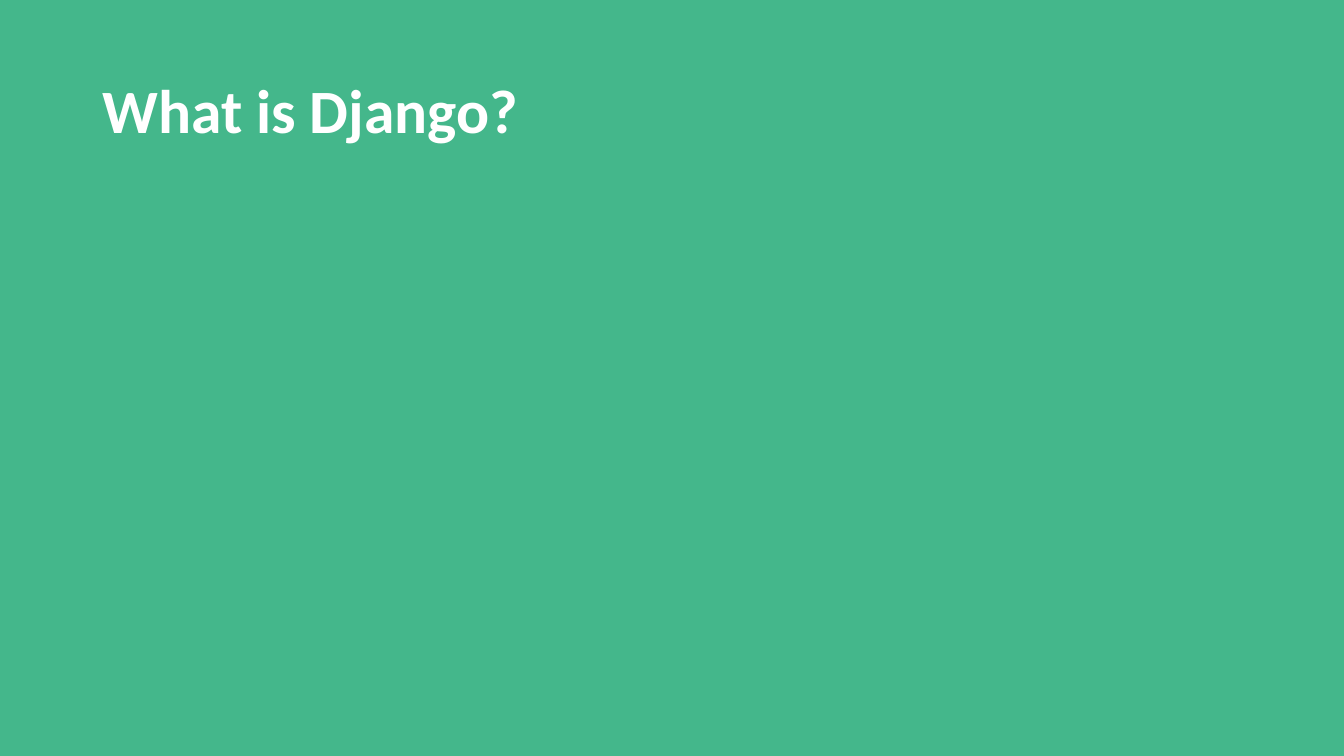
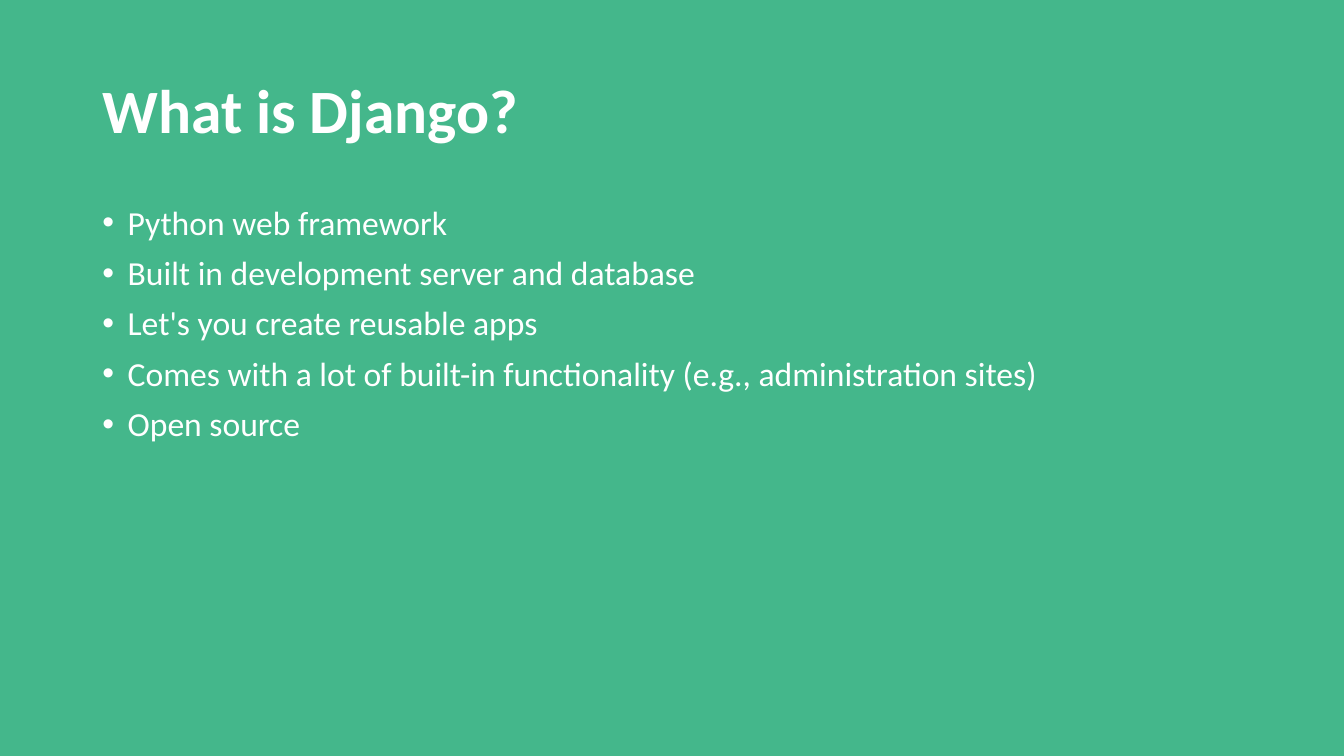
Before and after one commit to fgervasi-cell/Django-E-Portfolio, a slide deck: slide 2 of Django-Background-Info.pptx. Drawn at 1344x756 pixels with LibreOffice and Linux fonts; fonts in the diff are those of the drawing. Boxes give left, top, right and bottom in pixels: in the first picture for what was removed or moved away, otherwise in the second. Text is boxed around its words. In the diff, an @@ line names an element or a change of style, - is before the commit and + after.

```diff
--- a/Django-Background-Info.pptx
+++ b/Django-Background-Info.pptx
@@ text added at <box>128,211,1037,442</box>, 24 pt, text #FFFFFF @@
+• Python web framework
+• Built in development server and database
+• Let's you create reusable apps
+• Comes with a lot of built-in functionality (e.g., administration sites)
+• Open source
```
Also in this commit, not shown: 5 other slides changed.
